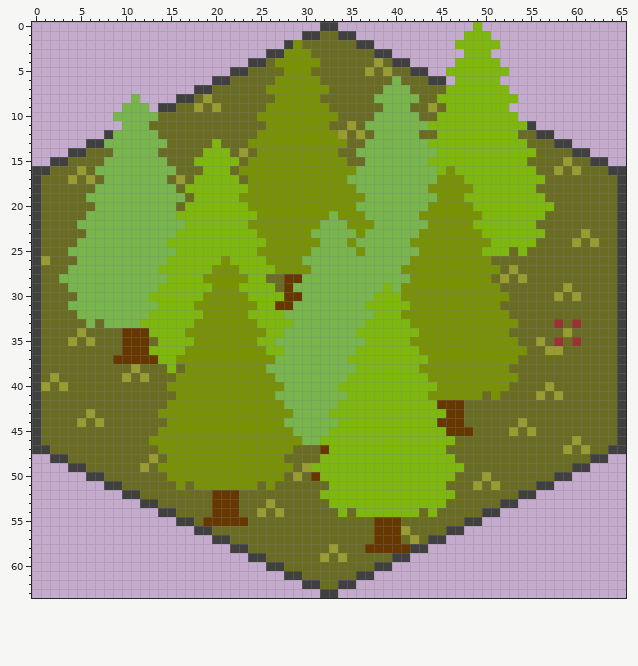
Two versions of one sprite sheet, Assets/Game/Game Modes/Battle/Common/Maps/Terrains/Forest/Sprites/Forest1.png. The first picture shows the starting point.
The file is 66x64 pixels.
After the commit:
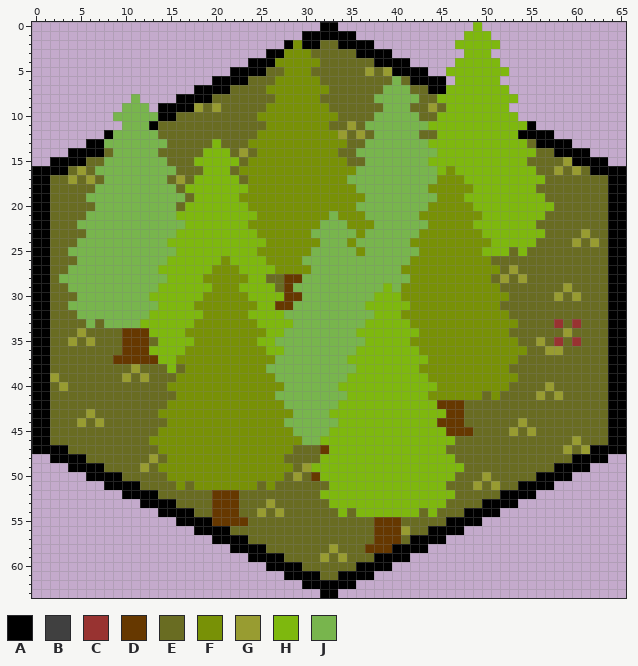
Palette (. is transparent): A #000000  B #404040  C #983331  D #663800  E #696c22  F #789106  G #989c31  H #7eb80e  J #78b54d
From old to new:
Changed rows in their new state; - is an unchanged pixel.
first column x 0:
 0 --------------------------------AA--------------------------------
 1 ------------------------------AAAAAA------------------------------
 2 ----------------------------A-AA--AAAA----------------------------
 3 --------------------------AA--------AAAA--------------------------
 4 ------------------------AAA-----------AAAA------------------------
 5 ----------------------AAAA--------------AAAA----------------------
 6 --------------------AAAA------------------AAAA--------------------
 7 ------------------AAAA----------------------AA--------------------
 8 ----------------AAAA----------------------------------------------
 9 --------------AAAA------------------------------------------------
10 --------------AA--------------------------------------------------
11 -------------A-----------------------------------------A----------
12 --------A---------------------------------------------AAAA--------
13 ------AA------------------------------------------------AAAA------
14 ----AAAA--------------------------------------------------AAAA----
15 --AAAA------------------------------------------------------AAAA--
16 AAAA----------------------------------------------------------AAAA
17 AA--------------------------------------------------------------AA
18 AA--------------------------------------------------------------AA
19 AA--------------------------------------------------------------AA
20 AA--------------------------------------------------------------AA
21 AA--------------------------------------------------------------AA
22 AA--------------------------------------------------------------AA
23 AA--------------------------------------------------------------AA
24 AA--------------------------------------------------------------AA
25 AA--------------------------------------------------------------AA
26 AA--------------------------------------------------------------AA
27 AA--------------------------------------------------------------AA
28 AA--------------------------------------------------------------AA
29 AA--------------------------------------------------------------AA
30 AA--------------------------------------------------------------AA
31 AA--------------------------------------------------------------AA
32 AA--------------------------------------------------------------AA
33 AA--------------------------------------------------------------AA
34 AA--------------------------------------------------------------AA
35 AA--------------------------------------------------------------AA
36 AA--------------------------------------------------------------AA
37 AA--------------------------------------------------------------AA
38 AA--------------------------------------------------------------AA
39 AA--------------------------------------------------------------AA
40 AA--------------------------------------------------------------AA
41 AA--------------------------------------------------------------AA
42 AA--------------------------------------------------------------AA
43 AA--------------------------------------------------------------AA
44 AA--------------------------------------------------------------AA
45 AA--------------------------------------------------------------AA
46 AA--------------------------------------------------------------AA
47 AAAA----------------------------------------------------------AAAA
48 --AAAA------------------------------------------------------AAAA--
49 ----AAAA--------------------------------------------------AAAA----
50 ------AAAA----------------------------------------------AAAA------
51 --------AAAA------------------------------------------AAAA--------
52 ----------AAAA--------------------------------------AAAA----------
53 ------------AAAA----------------------------------AAAA------------
54 --------------AAAA------------------------------AAAA--------------
55 ----------------AAAA--------------------------AAAA----------------
56 ------------------AAAA----------------------AAAA------------------
57 --------------------AAAA------------------AAAA--------------------
58 ----------------------AAAA--------------AAAA----------------------
59 ------------------------AAAA----------AAAA------------------------
60 --------------------------AAAA------AAAA--------------------------
61 ----------------------------AAAA--AAAA----------------------------
62 ------------------------------AAAAAA------------------------------
63 --------------------------------AA--------------------------------
